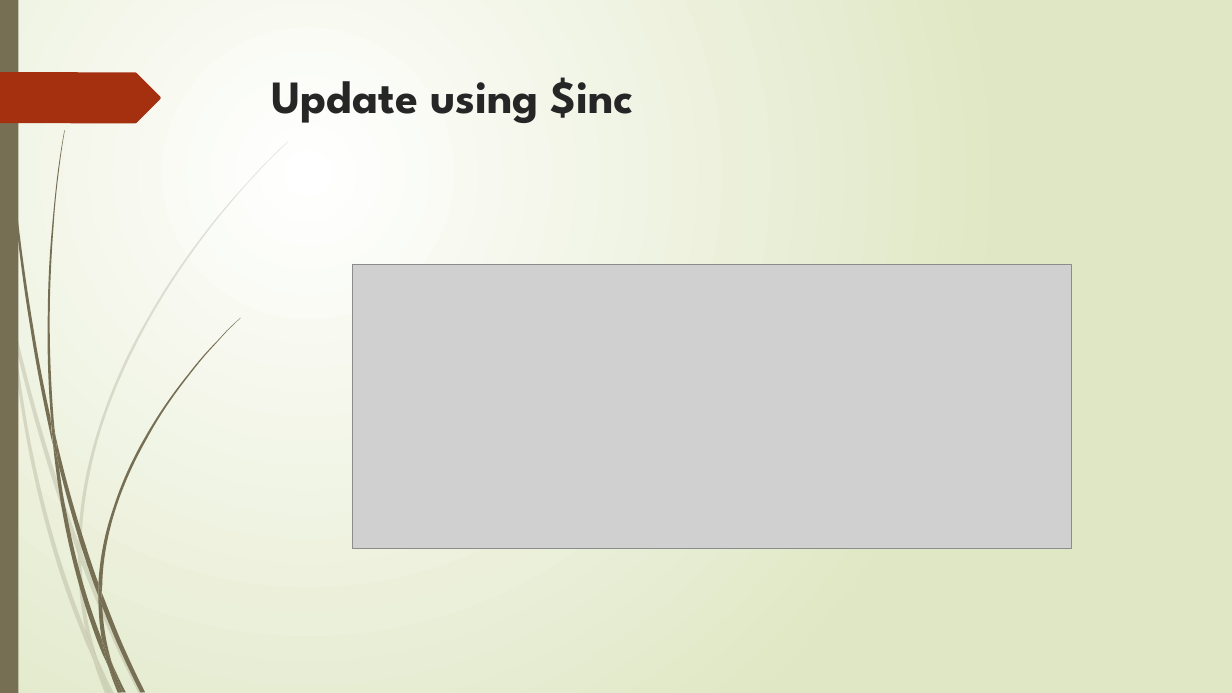
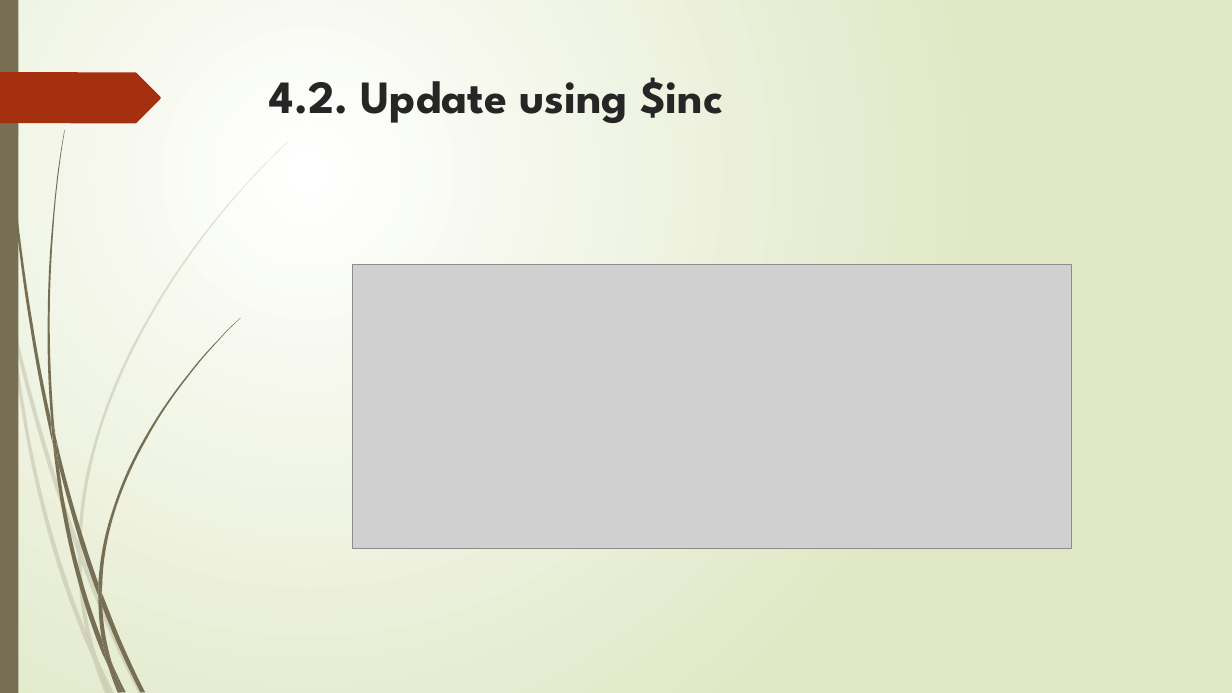
Before and after one commit to deepak127425/UST_Tasks, a slide deck: slide 9 of 1.MongoDB/4.MongoDB operations 13_Dec_2020/MongoDB operations.pptx. Drawn at 1232x693 pixels with LibreOffice and Linux fonts; fonts in the diff are those of the drawing; grey boxes stand for pictures. Boxes give left, top, right and bottom in pixels: in the first picture for what was removed or moved away, otherwise in the second. Text is boxed around its words. In the diff, an @@ line names an element or a change of style, - is before the commit and + after.

```diff
--- a/1.MongoDB/4.MongoDB operations 13_Dec_2020/MongoDB operations.pptx
+++ b/1.MongoDB/4.MongoDB operations 13_Dec_2020/MongoDB operations.pptx
@@ title at [270, 77, 723, 123]: text changed @@
-Update using $inc
+4.2. Update using $inc
```
Also in this commit, not shown: 19 other slides changed.
